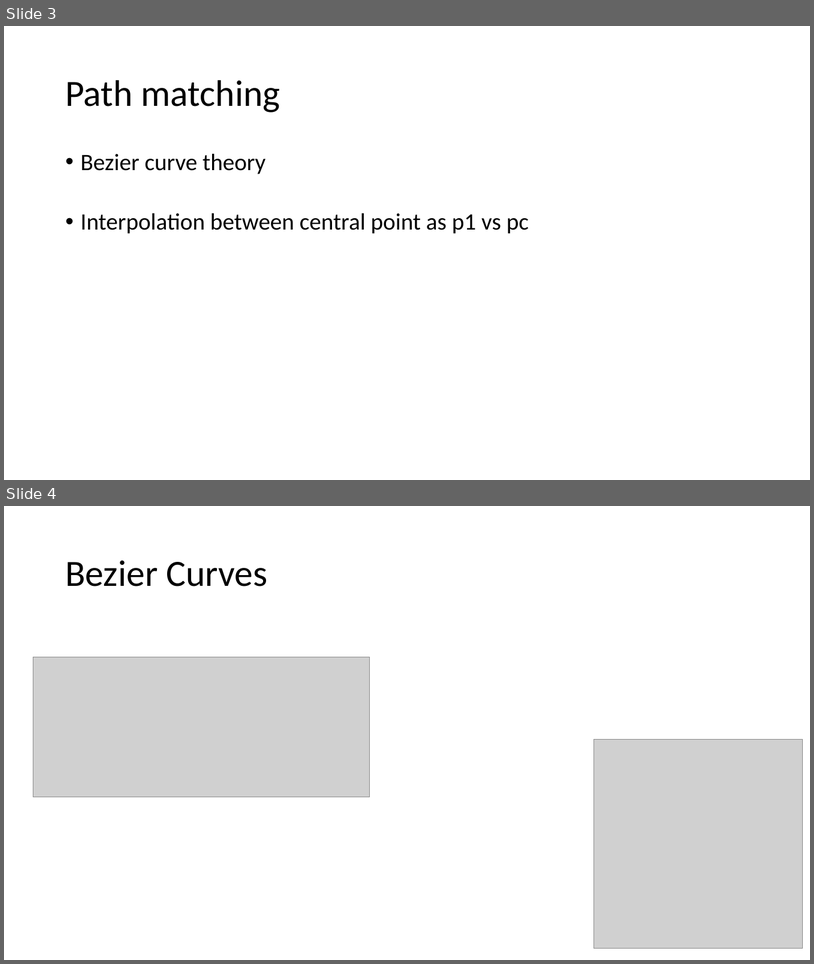
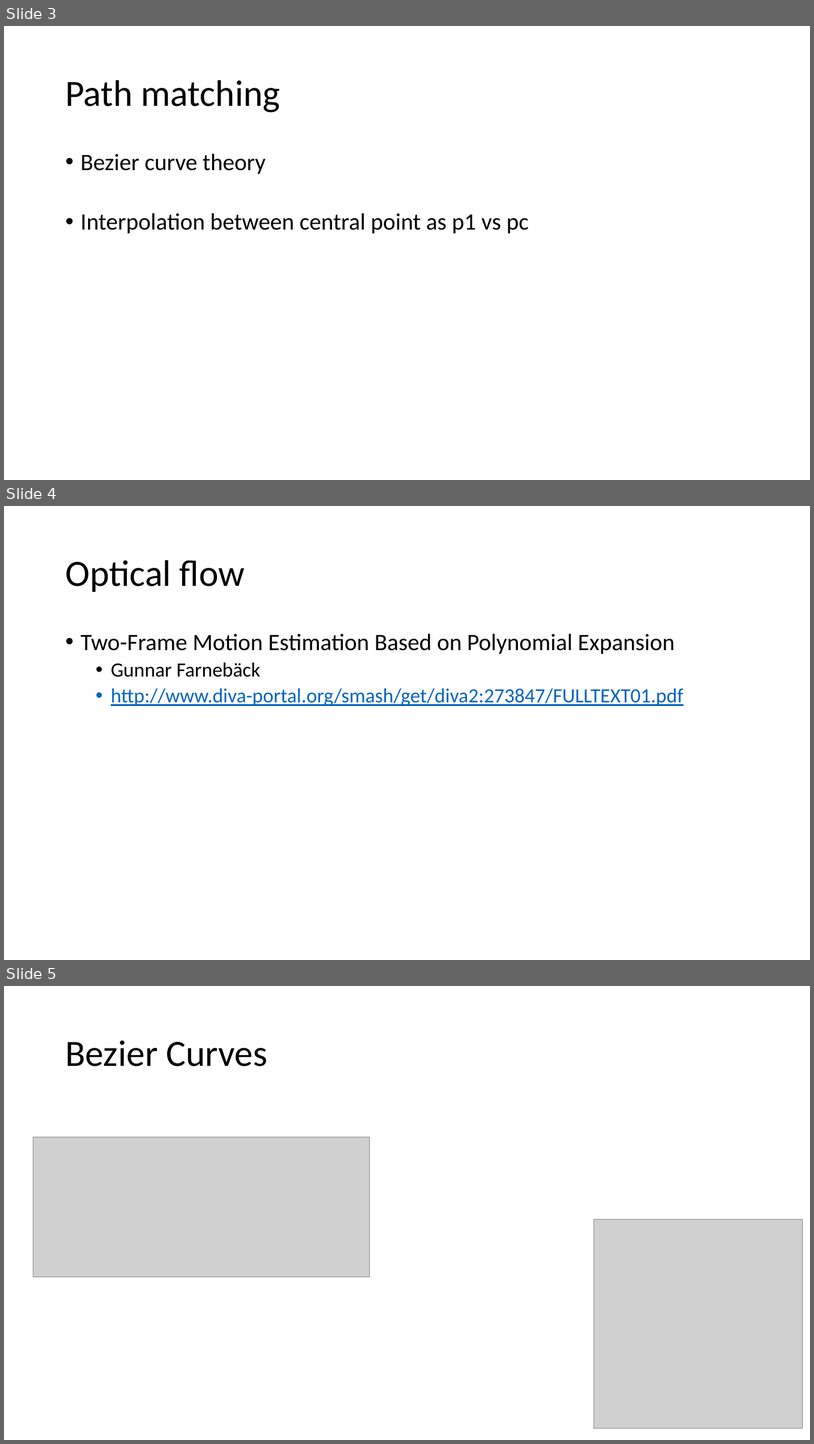
Before and after one commit to MickWPM/Thesis, a slide deck: Docs/Final/Presentation/McDonnell_FinalSeminar.pptx. Shown one above the other, each under a label of ours: slides 3 and 4 before the commit, slides 3, 4 and 5 after it. The pictures are 814x964 and 814x1444 pixels, drawn with LibreOffice and Linux fonts; fonts in the diff are those of the drawing; grey boxes stand for pictures. Boxes give left, top, right and bottom in pixels: in the first picture for what was removed or moved away, otherwise in the second. Text is boxed around its words. In the diff, an @@ line names an element or a change of style, - is before the commit and + after.

```diff
--- a/Docs/Final/Presentation/McDonnell_FinalSeminar.pptx
+++ b/Docs/Final/Presentation/McDonnell_FinalSeminar.pptx
@@ slide 4 added at bbox=[4, 506, 810, 960], background #FFFFFF @@
@@ title added at bbox=[65, 560, 245, 592], 44 pt, text #000000 @@
+Optical flow
@@ text added at bbox=[81, 633, 684, 706], 24 pt, text #000000 @@
+• Two-Frame Motion Estimation Based on Polynomial Expansion
+  • Gunnar Farnebäck
+  • http://www.diva-portal.org/smash/get/diva2:273847/FULLTEXT01.pdf
@@ what was slide 4 is now slide 5 @@
```
Also in this commit, not shown: 4 other files.
